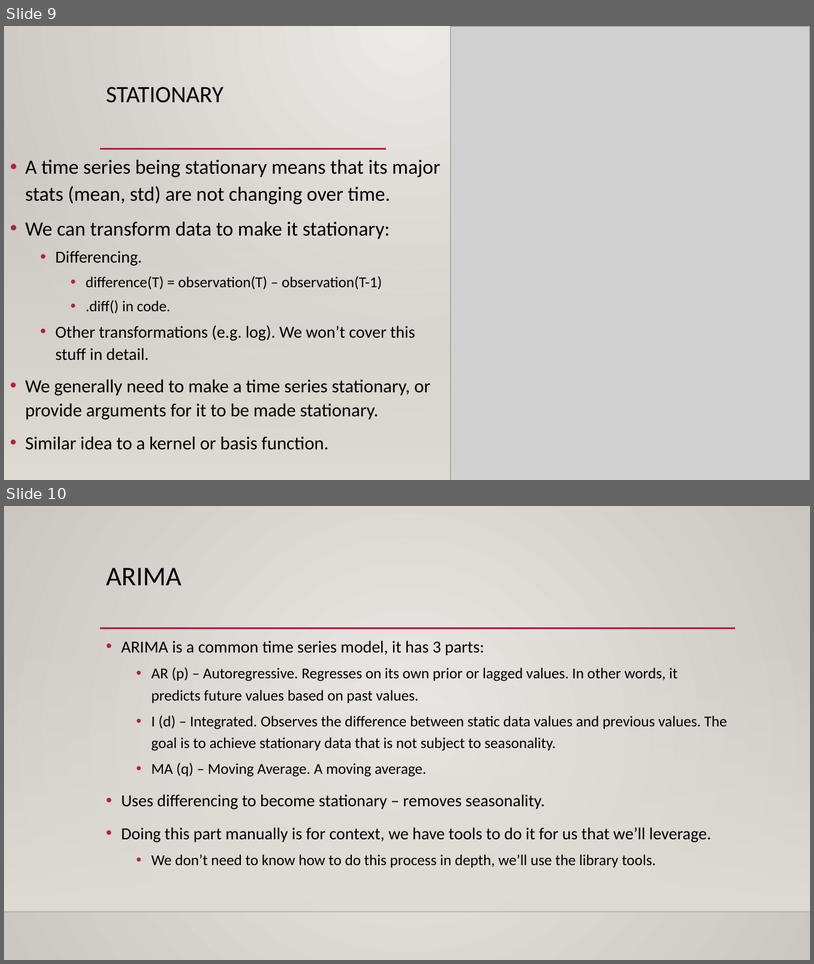
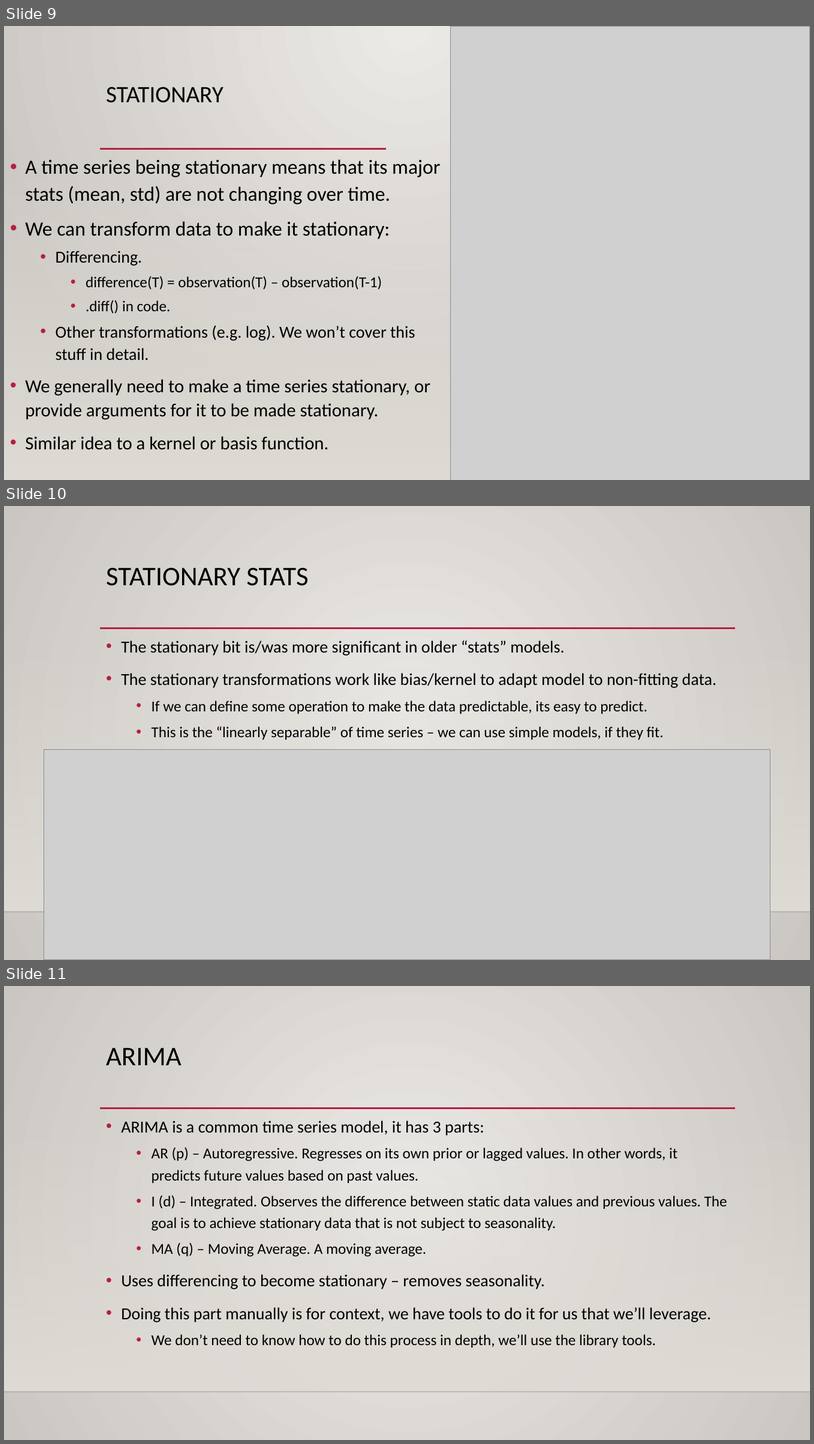
Before and after one commit to calvint13/Intro_to_Machine_Learning_Student_Workbooks, a slide deck: reference_content/Slides/TimeSeries.pptx. Shown one above the other, each under a label of ours: slides 9 and 10 before the commit, slides 9, 10 and 11 after it. The pictures are 814x964 and 814x1444 pixels, drawn with LibreOffice and Linux fonts; fonts in the diff are those of the drawing; grey boxes stand for pictures; background and template pictures are left out. Boxes give left, top, right and bottom in pixels: in the first picture for what was removed or moved away, otherwise in the second. Text is boxed around its words. In the diff, an @@ line names an element or a change of style, - is before the commit and + after.

```diff
--- a/reference_content/Slides/TimeSeries.pptx
+++ b/reference_content/Slides/TimeSeries.pptx
@@ slide 10 added at bbox=[4, 506, 810, 960], background gradient #ECEAE7 to #CAC7C1; not listed: 3 template elements that a slide beside it also shows @@
@@ title added at bbox=[106, 568, 308, 586], 32 pt, text #000000 @@
+STATIONARY STATS
@@ text added at bbox=[121, 640, 717, 739], 18 pt, text #000000 @@
+• The stationary bit is/was more significant in older “stats” models.
+• The stationary transformations work like bias/kernel to adapt model to non-fitting data.
+  • If we can define some operation to make the data predictable, its easy to predict.
+  • This is the “linearly separable” of time series – we can use simple models, if they fit.
@@ picture added at bbox=[44, 749, 770, 960] @@
@@ what was slide 10 is now slide 11 @@
```
Also in this commit, not shown: 4 slides changed, 4 other slides added, 1 slide removed, 4 other files.
